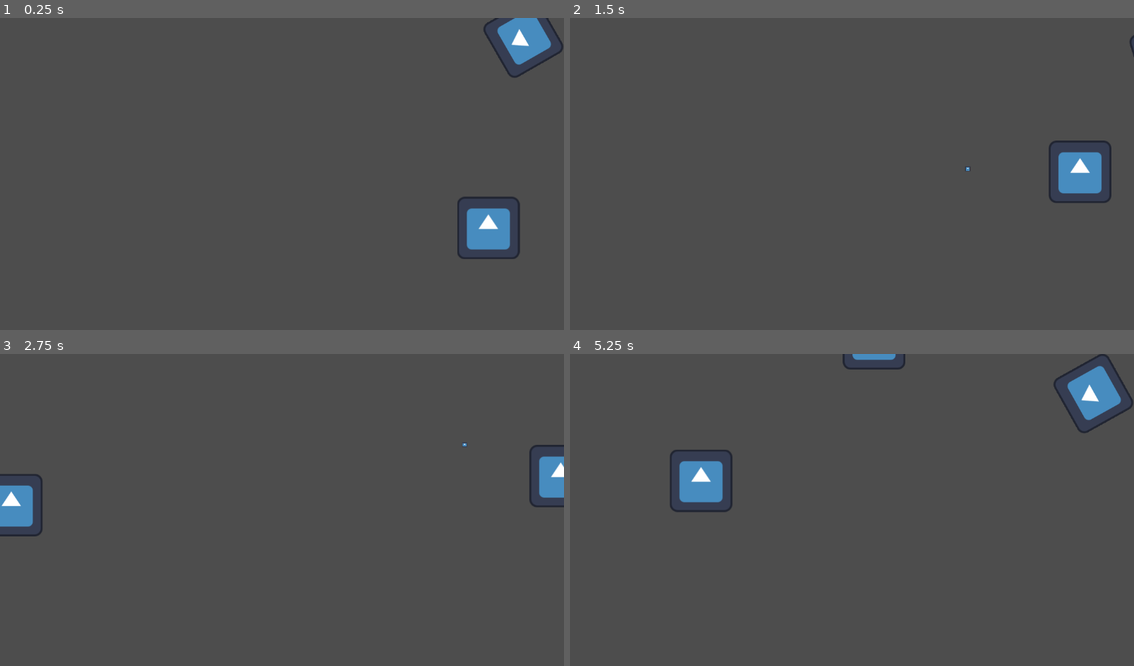
Above: before the commit, frames 1-4 (two rows, left to right).
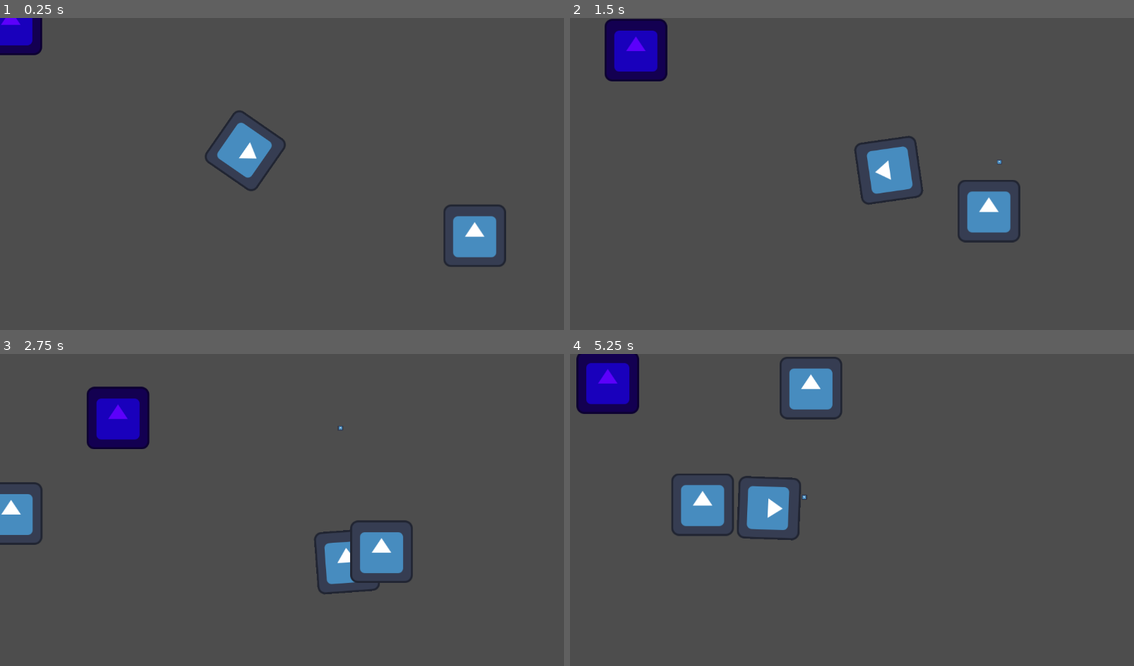
Above: after the commit, the same moments.

Repository: exiayyg/test
Game: Godot game, scene res://Scenes/Levels/test_level.tscn
The game is run twice, just before and just after one commit, with the same random seed, the same clock (stepped at 60 frames per second) and the same inputs. The engine's default icon, where the game draws it, is replaced by a stand-in: a white triangle on a blue panel in a dark square.
Inputs (mouse positions are in pixels of both pictures, inside the frame that each line leads up to):
- Up to frame 1 (0.25 s): no input
- Up to frame 2 (1.5 s): move the mouse to (976, 161) at 0.52 s; press the mouse at (976, 161) at 0.53 s; hold D (Right) 0.53-1.28 s; move the mouse to (739, 192) at 1.27 s; release the mouse at (739, 192) at 1.28 s; hold S (Down) from 1.28 s (still down); click (739, 192) at 1.35 s
- Up to frame 3 (2.75 s): move the mouse to (338, 441) at 2.02 s; release S (Down) at 2.03 s; press the mouse at (338, 441) at 2.03 s; hold D (Right) from 2.03 s (still down)
- Up to frame 4 (5.25 s): move the mouse to (823, 575) at 2.77 s; release D (Right) at 2.78 s; release the mouse at (823, 575) at 2.78 s; hold W (Up) 2.78-3.53 s; click (823, 575) at 2.85 s; move the mouse to (1021, 559) at 3.52 s; press the mouse at (1021, 559) at 3.53 s; hold A (Left) 3.53-5.03 s; move the mouse to (682, 463) at 4.27 s; release the mouse at (682, 463) at 4.28 s; click (682, 463) at 4.35 s; move the mouse to (880, 513) at 5.02 s; press the mouse at (880, 513) at 5.03 s; hold S (Down) from 5.03 s (still down)

The runs differ from the first frame. In frame 1, 4.9% of the frame differs, in the area x 0-100%, y 0-80%; in frame 2, 6.2%; in frame 3, 5.8%; in frame 4, 8.0%, in the area x 1-100%, y 0-60%.

Commit message:
特殊敌人

Diff:
--- a/Scenes/Levels/test_level.tscn
+++ b/Scenes/Levels/test_level.tscn
@@ -1,8 +1,9 @@
-[gd_scene load_steps=4 format=3 uid="uid://dpk0loj7y6sj3"]
+[gd_scene load_steps=5 format=3 uid="uid://dpk0loj7y6sj3"]
 
 [ext_resource type="PackedScene" uid="uid://doix4tmk08j2l" path="res://Scenes/characters/player.tscn" id="1_7t06c"]
 [ext_resource type="Script" uid="uid://d1aoemn1hr250" path="res://Scripts/Levels/test_level.gd" id="1_b07c4"]
 [ext_resource type="PackedScene" uid="uid://cj8rug5ml2gcv" path="res://Scenes/characters/Enemies/normal_enemy.tscn" id="3_2ytpj"]
+[ext_resource type="PackedScene" uid="uid://0wcttjmqkm8d" path="res://Scenes/characters/Enemies/Special_enemy.tscn" id="4_db73o"]
 
 [node name="Test_Level" type="Node2D"]
 script = ExtResource("1_b07c4")
@@ -14,7 +15,7 @@
 [node name="Bullets" type="Node2D" parent="."]
 
 [node name="Player" parent="." instance=ExtResource("1_7t06c")]
-position = Vector2(1069, 41)
+position = Vector2(501, 272)
 
 [node name="normal_enemy" parent="." instance=ExtResource("3_2ytpj")]
 position = Vector2(993, 455)
@@ -23,5 +24,7 @@
 wait_time = 2.0
 autostart = true
 
+[node name="Enemy" parent="." instance=ExtResource("4_db73o")]
+
 [connection signal="shoot_string" from="Player" to="." method="_on_player_shoot_string"]
 [connection signal="timeout" from="SpawnTimer" to="." method="_on_spawn_timer_timeout"]
--- /dev/null
+++ b/Scenes/characters/Enemies/Special_enemy.tscn
@@ -0,0 +1,18 @@
+[gd_scene load_steps=4 format=3 uid="uid://0wcttjmqkm8d"]
+
+[ext_resource type="Script" uid="uid://dqhqjvef6x8w6" path="res://Scripts/Characters/Enemies/special_enemy.gd" id="1_cp8dv"]
+[ext_resource type="Texture2D" uid="uid://dhhsscrn6ucp2" path="res://icon.svg" id="2_6sp5y"]
+
+[sub_resource type="CircleShape2D" id="CircleShape2D_o47tw"]
+
+[node name="Enemy" type="CharacterBody2D"]
+script = ExtResource("1_cp8dv")
+metadata/_custom_type_script = "uid://cy7h0kg8fknu6"
+
+[node name="CollisionShape2D" type="CollisionShape2D" parent="."]
+scale = Vector2(2.675, 2.675)
+shape = SubResource("CircleShape2D_o47tw")
+
+[node name="Sprite2D" type="Sprite2D" parent="."]
+modulate = Color(0.36077514, 0.0006925053, 0.9843983, 1)
+texture = ExtResource("2_6sp5y")
--- /dev/null
+++ b/Scripts/Characters/Enemies/special_enemy.gd
@@ -0,0 +1,16 @@
+extends Enemy
+
+@export var keep_away_form_player: float = 500.0
+var distance_to_player: Vector2
+
+func _physics_process(delta: float) -> void:
+	EnemyMovement()
+
+func EnemyMovement():
+	direction = (Global.player_position - global_position).normalized()
+	distance_to_player = Global.player_position - global_position
+	if distance_to_player.length() > keep_away_form_player:
+		velocity = speed * direction
+	else:
+		velocity = speed * -direction
+	move_and_slide()
--- a/Scripts/Levels/test_level.gd
+++ b/Scripts/Levels/test_level.gd
@@ -51,6 +51,6 @@
 			spawn_pos.y = randf_range(0, map_height)
 	return spawn_pos
 
-
+#Test_Level节点下SpawnTimer生成敌人时间信号
 func _on_spawn_timer_timeout() -> void:
 	create_enemies()
Not shown, added: Scripts/Characters/Enemies/special_enemy.gd.uid
